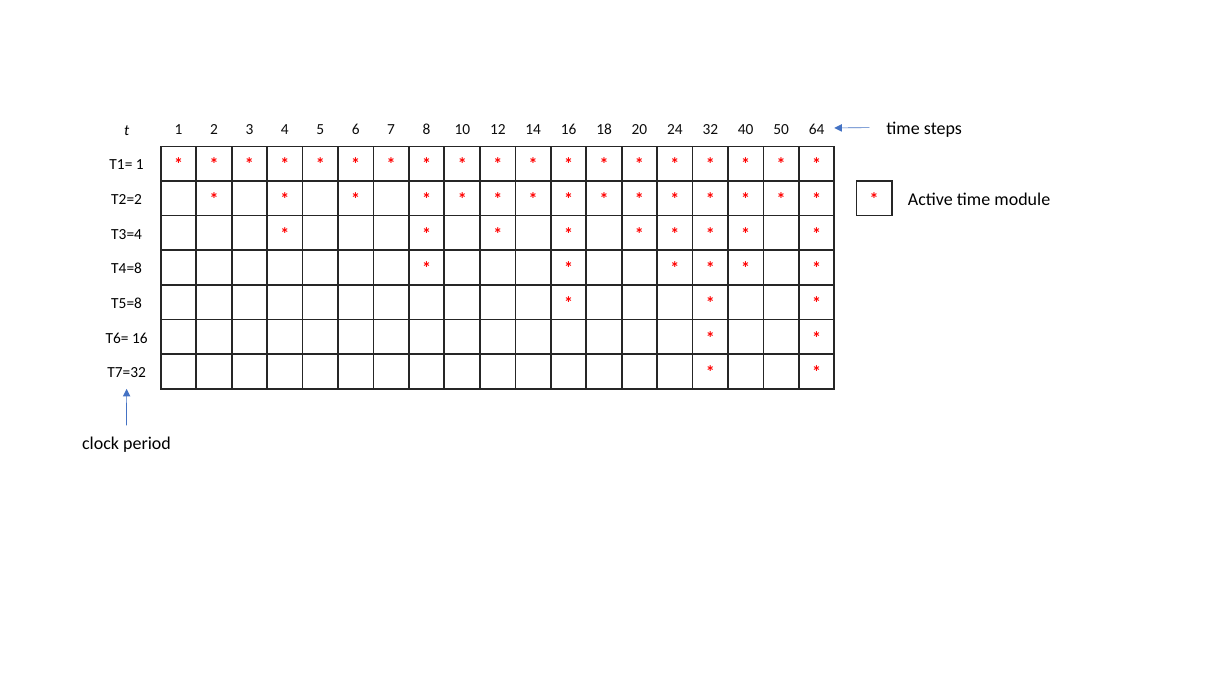
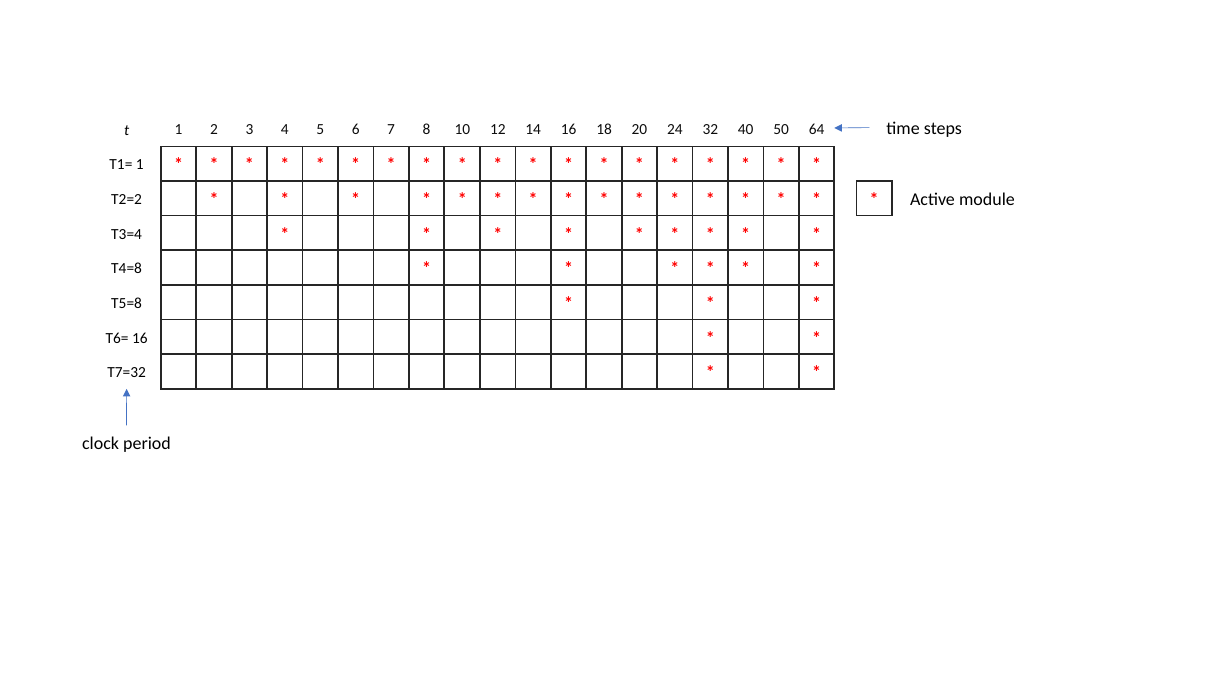
Before and after one commit to lcy-seso/LearningNotes, a slide deck: slide 1 of paper_notes/DL_models/nlp/RNN_modeling/images/active_modules.pptx. Drawn at 1232x693 pixels with LibreOffice and Linux fonts; fonts in the diff are those of the drawing. Boxes give left, top, right and bottom in pixels: in the first picture for what was removed or moved away, otherwise in the second. Text is boxed around its words. In the diff, an @@ line names an element or a change of style, - is before the commit and + after.

Commit message:
add a slides for paper discussion.

```diff
--- a/paper_notes/DL_models/nlp/RNN_modeling/images/active_modules.pptx
+++ b/paper_notes/DL_models/nlp/RNN_modeling/images/active_modules.pptx
@@ text at (x1=910, y1=192, x2=1015, y2=205): text changed @@
-Active time module
+Active module
```
Also in this commit, not shown: 15 other files.
